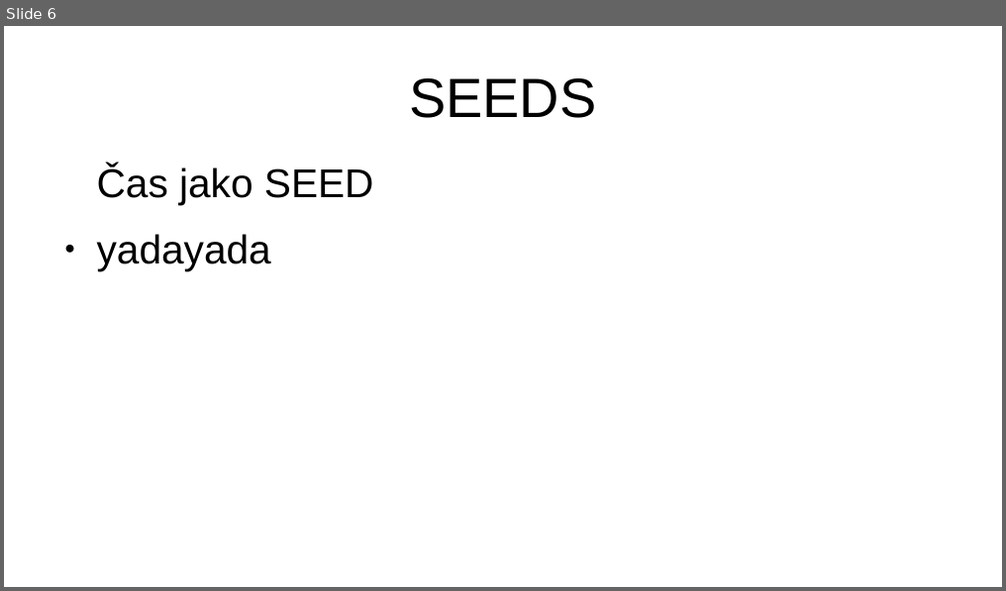
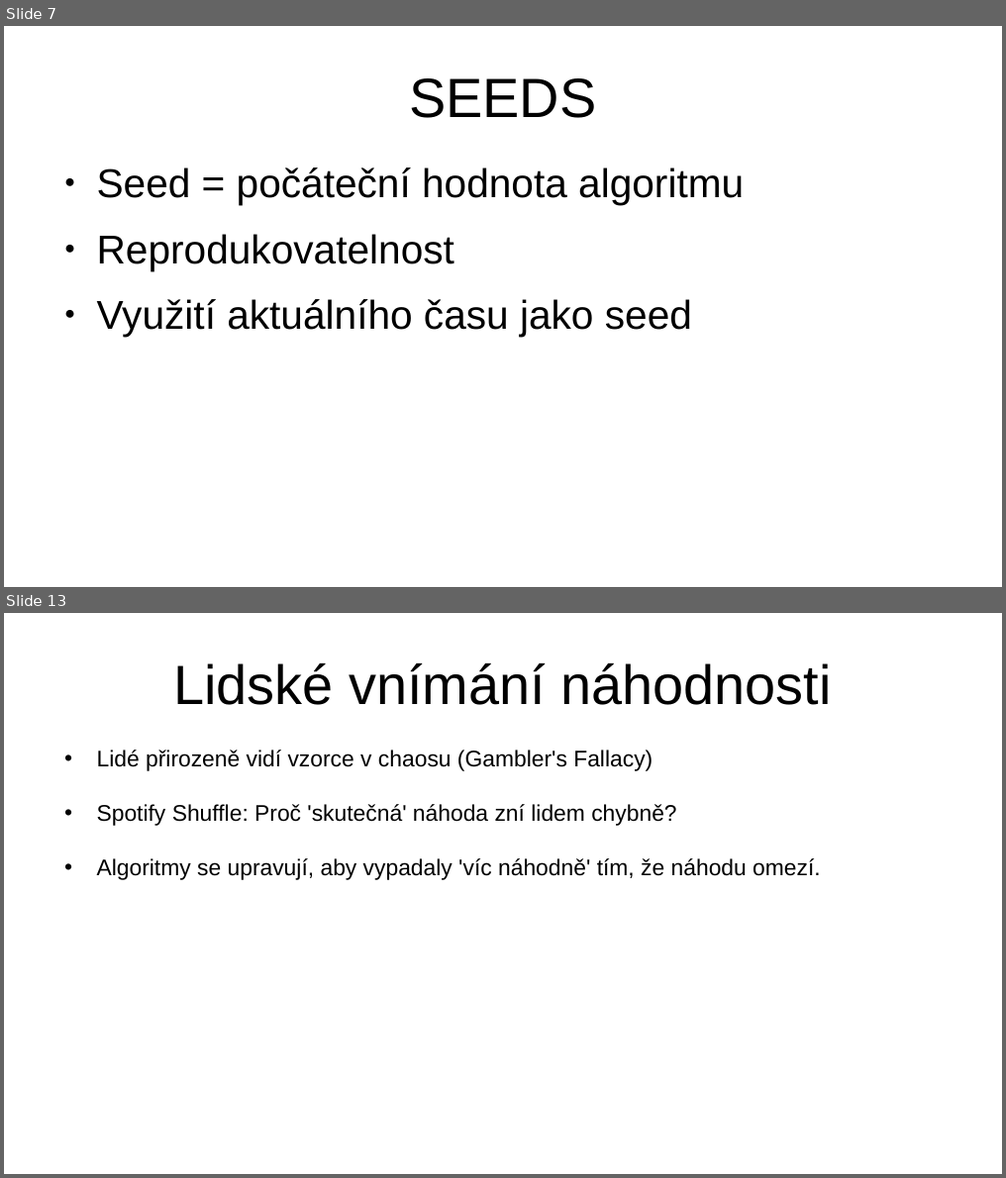
Before and after one commit to hruboson/UTB-PO-RAND, a slide deck: presentation.pptx. Shown one above the other, each under a label of ours: slide 6 before the commit, slides 7 and 13 after it; the slides between them are not shown. The pictures are 1006x591 and 1006x1178 pixels, drawn with LibreOffice and Linux fonts; fonts in the diff are those of the drawing. Boxes give left, top, right and bottom in pixels: in the first picture for what was removed or moved away, otherwise in the second. Text is boxed around its words. In the diff, an @@ line names an element or a change of style, - is before the commit and + after.

```diff
--- a/presentation.pptx
+++ b/presentation.pptx
@@ slide 13 added at bbox=[4, 613, 1002, 1174], background #FFFFFF @@
@@ title added at bbox=[173, 663, 831, 705], 44 pt, text #000000 @@
+Lidské vnímání náhodnosti
@@ text added at bbox=[97, 750, 821, 880], 18 pt, text #000000 @@
+• Lidé přirozeně vidí vzorce v chaosu (Gambler's Fallacy)
+• Spotify Shuffle: Proč 'skutečná' náhoda zní lidem chybně?
+• Algoritmy se upravují, aby vypadaly 'víc náhodně' tím, že náhodu omezí.
@@ what was slide 6 is now slide 7 @@
@@ slide 7 changed as well @@
@@ text at bbox=[97, 168, 744, 337]: text changed @@
-Čas jako SEED
-● yadayada
+● Seed = počáteční hodnota algoritmu
+● Reprodukovatelnost
+● Využití aktuálního času jako seed
```
Also in this commit, not shown: 12 other slides added, 12 slides removed.
